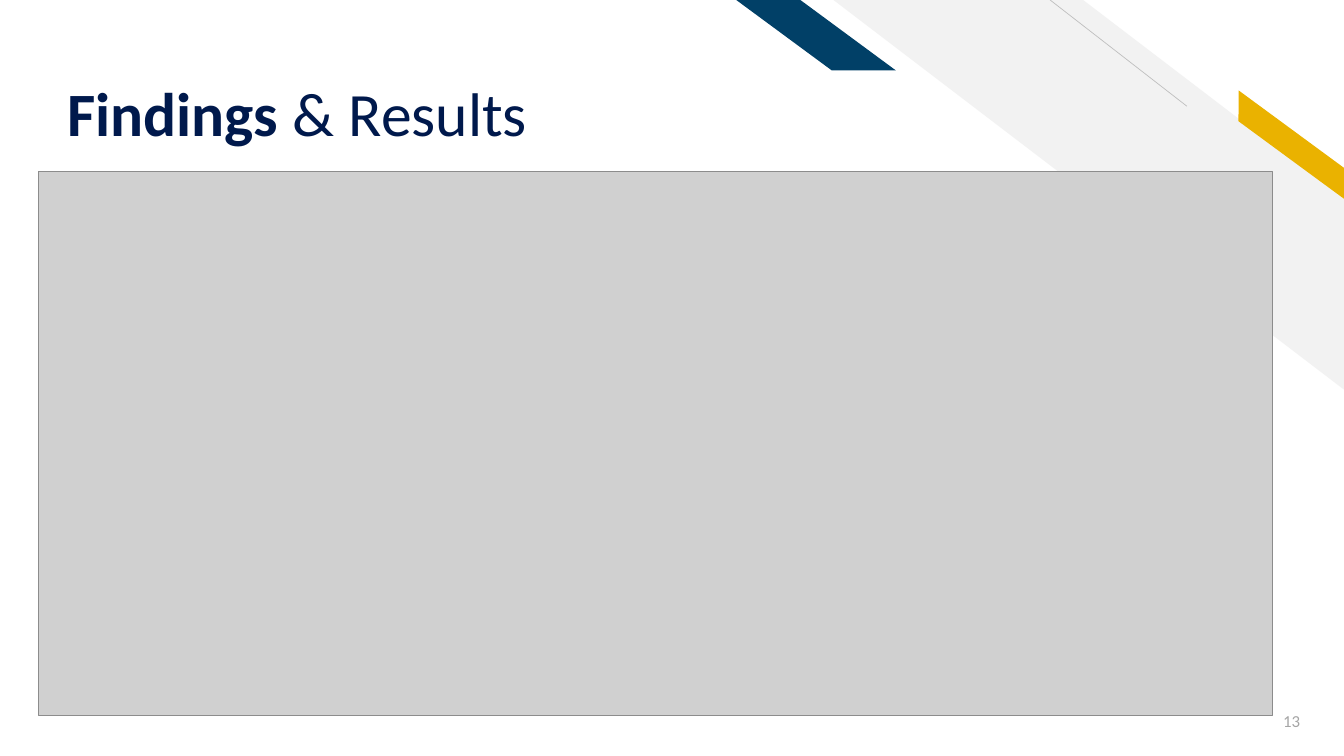
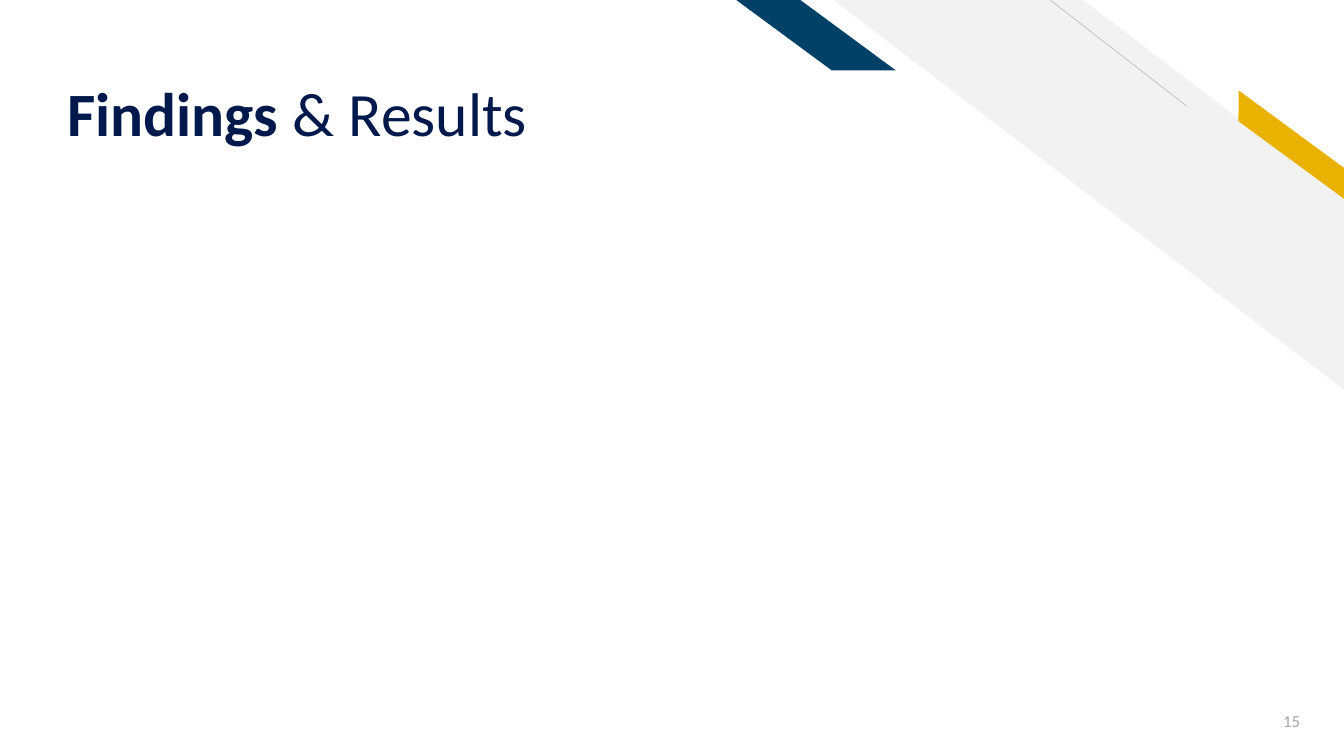
Before and after one commit to sethrpaniagua/Twitter-Sentament-Analysis, a slide deck: slide 15 of ML Group Project_Sentiment Analysis of Twitter Data (1).pptx (slide 13 before the commit). Drawn at 1344x756 pixels with LibreOffice and Linux fonts; fonts in the diff are those of the drawing; grey boxes stand for pictures. Boxes give left, top, right and bottom in pixels: in the first picture for what was removed or moved away, otherwise in the second. Text is boxed around its words. In the diff, an @@ line names an element or a change of style, - is before the commit and + after.

```diff
--- a/ML Group Project_Sentiment Analysis of Twitter Data (1).pptx
+++ b/ML Group Project_Sentiment Analysis of Twitter Data (1).pptx
@@ picture removed at [39, 171, 1273, 716] @@
@@ page number at [1283, 716, 1300, 727]: text changed @@
-13
+15
```
Also in this commit, not shown: 9 other slides changed, 1 slide added.
